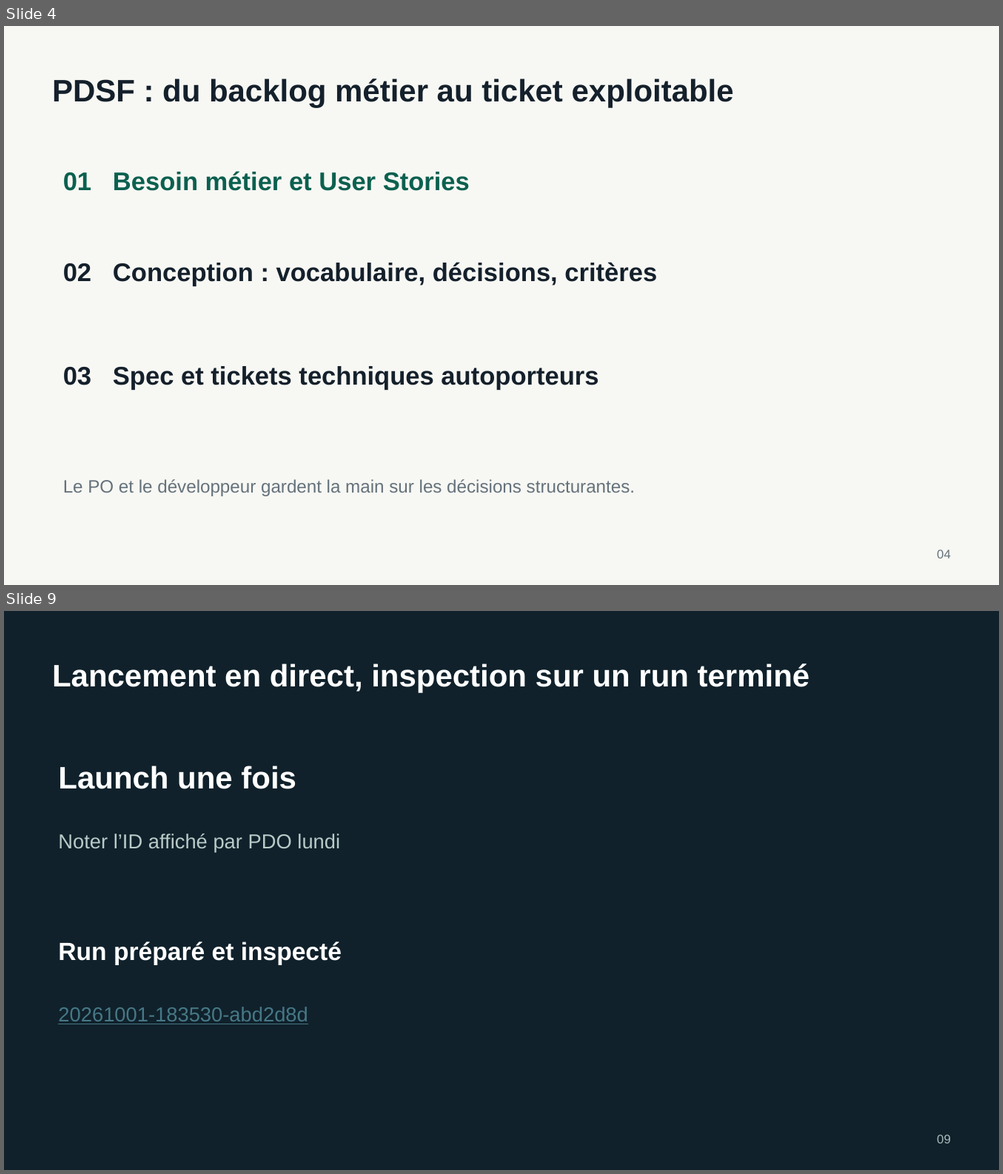
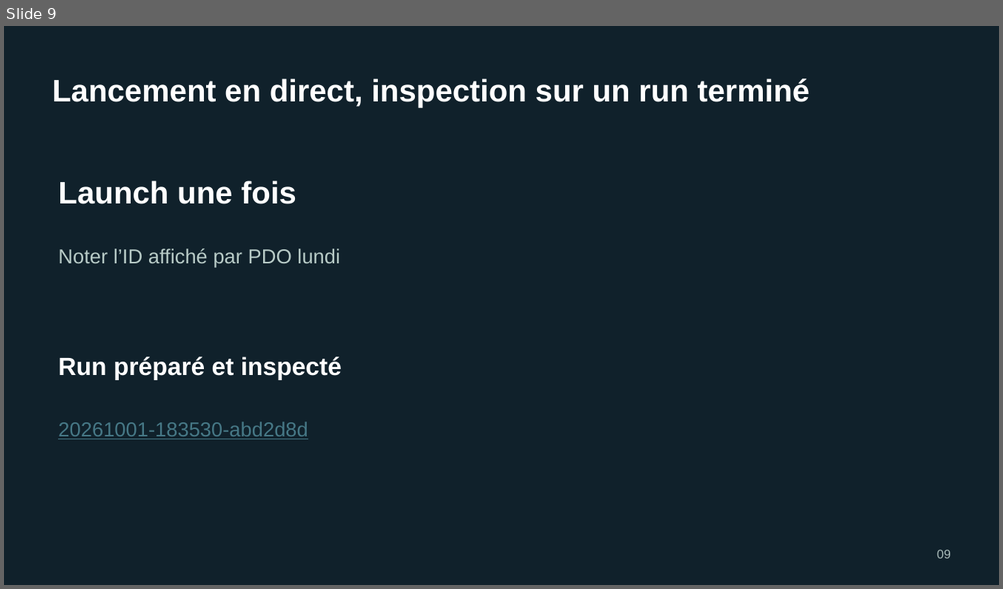
Before and after one commit to Mohamedballouch/radar-ia-casablanca-demo, a slide deck: workshop/slides/atelier-pdsf-pdo-casablanca.pptx. Shown one above the other, each under a label of ours: slides 4 and 9 before the commit, slide 9 after it; the slides between them are not shown. The pictures are 1003x1174 and 1003x589 pixels, drawn with LibreOffice and Linux fonts; fonts in the diff are those of the drawing. Boxes give left, top, right and bottom in pixels: in the first picture for what was removed or moved away, otherwise in the second. Text is boxed around its words. In the diff, an @@ line names an element or a change of style, - is before the commit and + after.

```diff
--- a/workshop/slides/atelier-pdsf-pdo-casablanca.pptx
+++ b/workshop/slides/atelier-pdsf-pdo-casablanca.pptx
@@ slide 4 removed at box(4, 26, 999, 585), background #F7F7F3 @@
@@ text removed at box(52, 79, 734, 108) @@
-PDSF : du backlog métier au ticket exploitable
@@ text removed at box(63, 171, 469, 191) @@
-01 Besoin métier et User Stories
@@ text removed at box(63, 262, 657, 286) @@
-02 Conception : vocabulaire, décisions, critères
@@ text removed at box(63, 366, 598, 390) @@
-03 Spec et tickets techniques autoporteurs
@@ text removed at box(63, 480, 634, 497) @@
-Le PO et le développeur gardent la main sur les décisions structurantes.
@@ text removed at box(936, 550, 950, 559) @@
-04
```
Also in this commit, not shown: 11 slides changed, 1 slide added, 2 other files.
